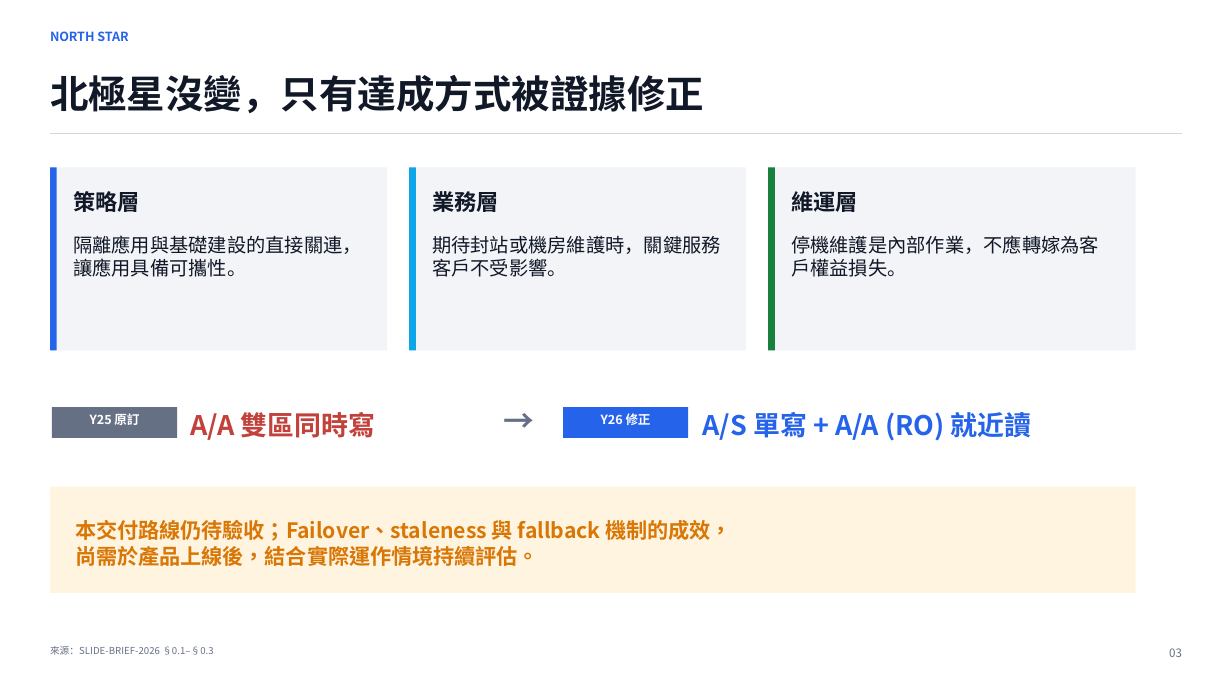
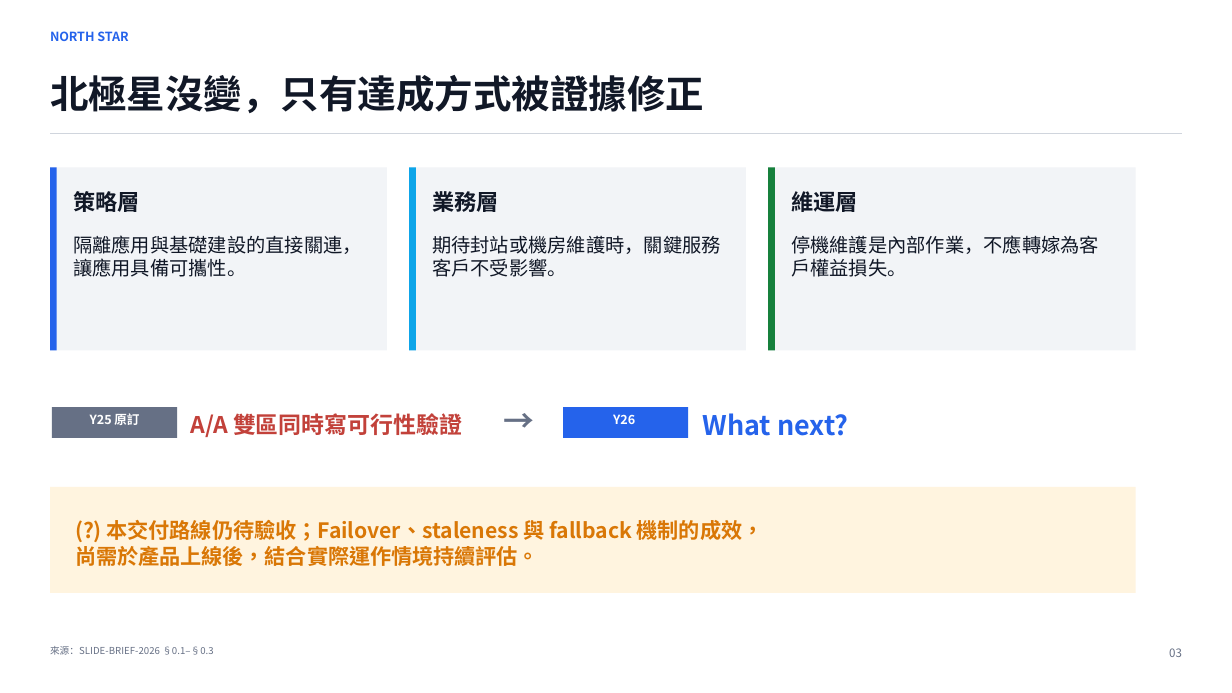
Before and after one commit to heavenruler/dba_career, a slide deck: slide 3 of poc/refresh/0827_slide_codex_v2.pptx. Drawn at 1232x693 pixels with LibreOffice and Linux fonts; fonts in the diff are those of the drawing. Boxes give left, top, right and bottom in pixels: in the first picture for what was removed or moved away, otherwise in the second. Text is boxed around its words. In the diff, an @@ line names an element or a change of style, - is before the commit and + after.

```diff
--- a/poc/refresh/0827_slide_codex_v2.pptx
+++ b/poc/refresh/0827_slide_codex_v2.pptx
@@ text at box(191, 413, 462, 437): text changed; size 21 to 17.9 pt @@
-A/A 雙區同時寫
+A/A 雙區同時寫可行性驗證
@@ text at box(613, 414, 635, 424): text changed @@
-Y26 修正
+Y26
@@ text at box(703, 413, 848, 436): text changed @@
-A/S 單寫 + A/A (RO) 就近讀
+What next?
@@ text at box(107, 520, 764, 541): text changed @@
-本交付路線仍待驗收；Failover、staleness 與 fallback 機制的成效，
+(?) 本交付路線仍待驗收；Failover、staleness 與 fallback 機制的成效，
```
Also in this commit, not shown: 9 other slides changed, 2 other files.
